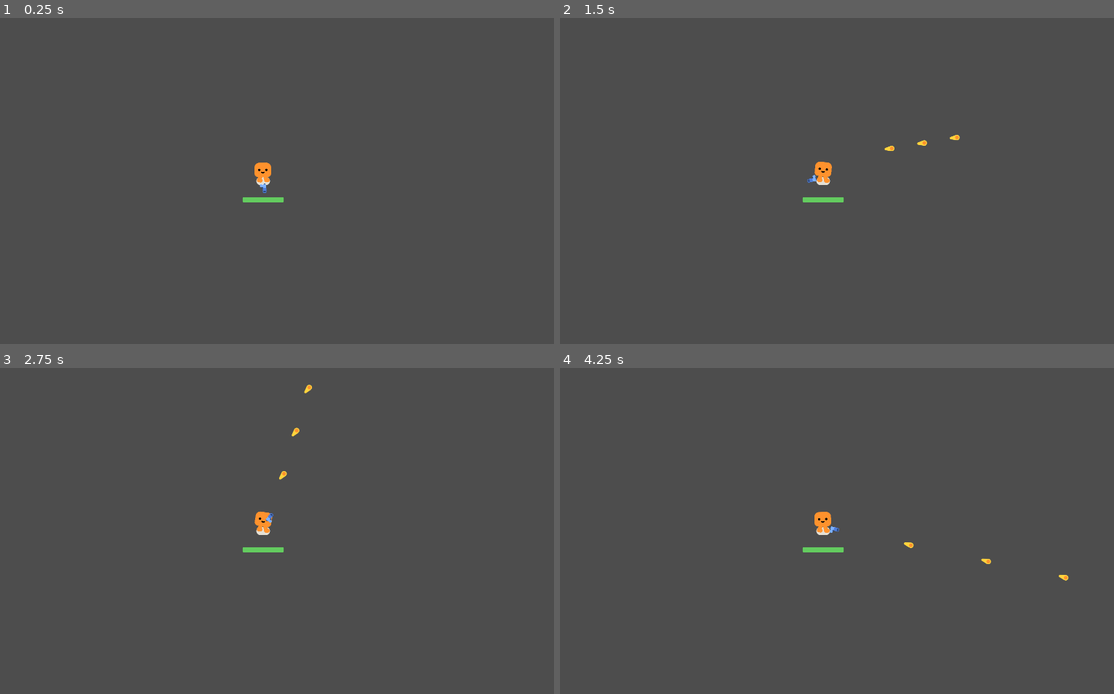
Above: before the commit, frames 1-4 (two rows, left to right).
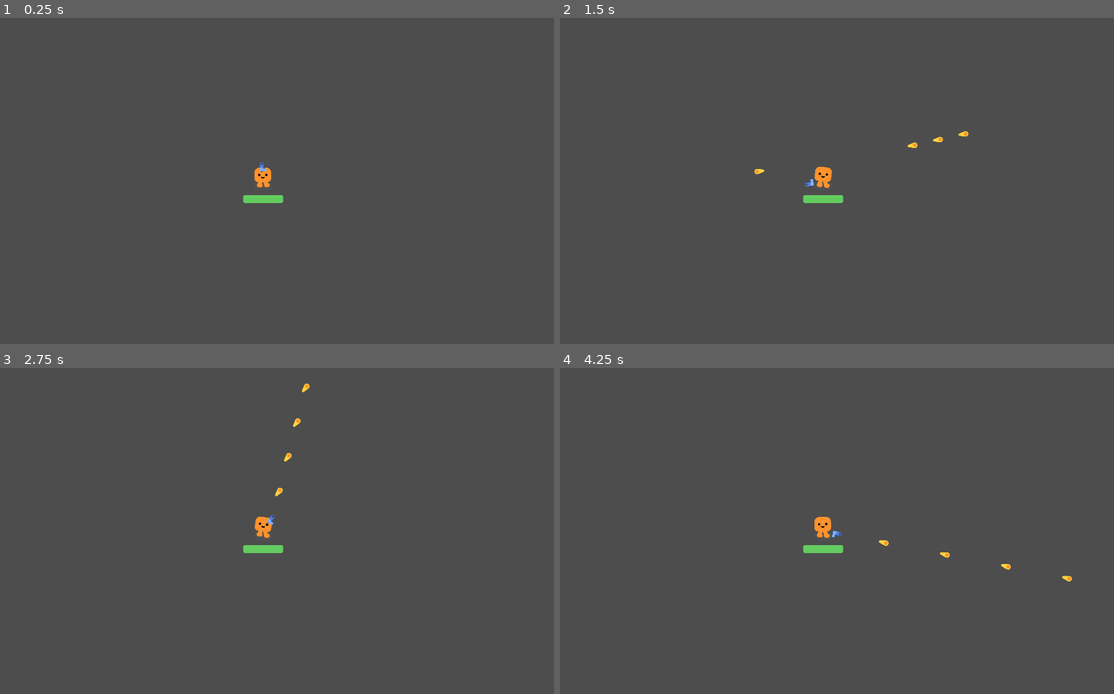
Above: after the commit, the same moments.

Repository: ferr-ffk/vampire-survivor
Game: Godot game, scene res://entities/happy_boo/Player.tscn
The game is run twice, just before and just after one commit, with the same random seed, the same clock (stepped at 60 frames per second) and the same inputs. The project has no main scene, so this scene is started directly.
Inputs (mouse positions are in pixels of both pictures, inside the frame that each line leads up to):
- Up to frame 1 (0.25 s): no input
- Up to frame 2 (1.5 s): move the mouse to (953, 164) at 0.52 s; press the mouse at (953, 164) at 0.53 s; hold D (move_right) 0.53-1.28 s; move the mouse to (709, 197) at 1.27 s; release the mouse at (709, 197) at 1.28 s; hold S (move_down) from 1.28 s (still down); click (709, 197) at 1.35 s
- Up to frame 3 (2.75 s): move the mouse to (321, 459) at 2.02 s; release S (move_down) at 2.03 s; press the mouse at (321, 459) at 2.03 s; hold D (move_right) from 2.03 s (still down)
- Up to frame 4 (4.25 s): move the mouse to (792, 596) at 2.77 s; release D (move_right) at 2.78 s; release the mouse at (792, 596) at 2.78 s; hold W (move_up) 2.78-3.53 s; click (792, 596) at 2.85 s; move the mouse to (997, 579) at 3.52 s; press the mouse at (997, 579) at 3.53 s; hold A (move_left) from 3.53 s (still down)

The runs differ from the first frame. In frame 1, 0.2% of the frame differs, in the area x 43-52%, y 44-57%; in frame 2, 0.4%, in the area x 35-74%, y 34-57%; in frame 3, 0.4%; in frame 4, 0.4%.

Commit message:
Adicionar sprite de moeda

Diff:
--- a/entities/happy_boo/Player.tscn
+++ b/entities/happy_boo/Player.tscn
@@ -6,9 +6,6 @@
 
 [sub_resource type="CircleShape2D" id="CircleShape2D_t1wof"]
 radius = 57.0088
-
-[sub_resource type="CircleShape2D" id="CircleShape2D_mdc8r"]
-radius = 59.0
 
 [sub_resource type="StyleBoxFlat" id="StyleBoxFlat_snlr4"]
 bg_color = Color(0.152941, 0.168627, 0.188235, 1)
@@ -25,42 +22,77 @@
 corner_radius_bottom_right = 6
 corner_radius_bottom_left = 6
 
+[sub_resource type="CircleShape2D" id="CircleShape2D_mdc8r"]
+radius = 59.0
+
 [node name="Player" type="CharacterBody2D"]
+position = Vector2(683.409, 367.654)
 safe_margin = 40.0
 script = ExtResource("1_eks7j")
 
 [node name="HappyBoo" parent="." instance=ExtResource("1_ndlbd")]
 unique_name_in_owner = true
+position = Vector2(18, 25)
 
 [node name="CollisionShape2D" type="CollisionShape2D" parent="."]
+position = Vector2(18, 4)
 shape = SubResource("CircleShape2D_t1wof")
 metadata/_edit_lock_ = true
 
 [node name="Camera2D" type="Camera2D" parent="."]
+position = Vector2(18, 0)
 zoom = Vector2(0.63, 0.63)
 limit_smoothed = true
 
+[node name="GUI" type="CanvasLayer" parent="Camera2D"]
+
+[node name="Control" type="Control" parent="Camera2D/GUI"]
+layout_mode = 3
+anchors_preset = 15
+anchor_right = 1.0
+anchor_bottom = 1.0
+offset_top = 57.0175
+offset_bottom = 57.0175
+grow_horizontal = 2
+grow_vertical = 2
+
+[node name="VBoxContainer" type="VBoxContainer" parent="Camera2D/GUI/Control"]
+layout_mode = 1
+anchors_preset = 8
+anchor_left = 0.5
+anchor_top = 0.5
+anchor_right = 0.5
+anchor_bottom = 0.5
+offset_left = -62.5
+offset_top = -26.0
+offset_right = 62.5
+offset_bottom = 26.0
+grow_horizontal = 2
+grow_vertical = 2
+alignment = 1
+
+[node name="HealthBar" type="ProgressBar" parent="Camera2D/GUI/Control/VBoxContainer"]
+unique_name_in_owner = true
+custom_minimum_size = Vector2(125, 25)
+layout_mode = 2
+size_flags_horizontal = 4
+size_flags_vertical = 4
+theme_override_styles/background = SubResource("StyleBoxFlat_snlr4")
+theme_override_styles/fill = SubResource("StyleBoxFlat_oei4a")
+value = 100.0
+show_percentage = false
+metadata/_edit_use_anchors_ = true
+
 [node name="Pistol" parent="." instance=ExtResource("3_cs06x")]
-position = Vector2(0, -20)
-scale = Vector2(0.648497, 0.648497)
-metadata/_edit_lock_ = true
+position = Vector2(18, 0)
+scale = Vector2(0.66778, 0.66778)
 
 [node name="HurtBox" type="Area2D" parent="."]
 unique_name_in_owner = true
 collision_mask = 2
 
 [node name="CollisionShape2D" type="CollisionShape2D" parent="HurtBox"]
+position = Vector2(18, 4)
+scale = Vector2(1.11632, 1.11632)
 shape = SubResource("CircleShape2D_mdc8r")
 debug_color = Color(0.996078, 0, 0.164706, 0.419608)
-
-[node name="HealthBar" type="ProgressBar" parent="."]
-unique_name_in_owner = true
-offset_left = -102.0
-offset_top = 80.0
-offset_right = 102.0
-offset_bottom = 107.0
-theme_override_styles/background = SubResource("StyleBoxFlat_snlr4")
-theme_override_styles/fill = SubResource("StyleBoxFlat_oei4a")
-value = 100.0
-show_percentage = false
-metadata/_edit_use_anchors_ = true
--- a/entities/happy_boo/player_animation/happy_boo.tscn
+++ b/entities/happy_boo/player_animation/happy_boo.tscn
@@ -591,10 +591,10 @@
 playback_default_blend_time = 0.2
 
 [node name="GroundShadow" type="Sprite2D" parent="."]
-modulate = Color(0.898039, 0.878431, 0.831373, 1)
+modulate = Color(0.345098, 0.345098, 0.345098, 0.360784)
 z_index = -1
 z_as_relative = false
-scale = Vector2(0.8, 0.8)
+scale = Vector2(1.09524, 0.961538)
 texture = ExtResource("2_62bos")
 metadata/_edit_lock_ = true
 
--- a/entities/weapons/pistol.gd
+++ b/entities/weapons/pistol.gd
@@ -4,7 +4,7 @@
 
 var posicao_mouse = null
 
-@onready var timer = %Timer
+@onready var timer = %FireRate
 
 func _process(delta):
 	if Input.is_action_pressed("shoot") and timer.is_stopped():
@@ -23,6 +23,3 @@
 
 	%ShootingPoint.add_child(bala)
 	timer.start()
-
-func _on_timer_timeout():
-	pass
--- a/entities/weapons/pistol.tscn
+++ b/entities/weapons/pistol.tscn
@@ -19,17 +19,14 @@
 [node name="WeaponPivot" type="Marker2D" parent="."]
 
 [node name="Gun" type="Sprite2D" parent="WeaponPivot"]
-position = Vector2(88, 0)
+position = Vector2(103, 0)
 texture = ExtResource("2_h46b7")
 
 [node name="ShootingPoint" type="Marker2D" parent="WeaponPivot/Gun"]
 unique_name_in_owner = true
 position = Vector2(35, -11)
 
-[node name="Timer" type="Timer" parent="."]
+[node name="FireRate" type="Timer" parent="."]
 unique_name_in_owner = true
-wait_time = 0.2
+wait_time = 0.15
 one_shot = true
-autostart = true
-
-[connection signal="timeout" from="Timer" to="." method="_on_timer_timeout"]
--- a/project.godot
+++ b/project.godot
@@ -90,7 +90,6 @@
 window/stretch/mode="viewport"
 window/stretch/aspect="keep_height"
 window/stretch/scale=0.75
-mouse_cursor/custom_image="res://icon.png"
 
 [dotnet]
 
Binary file added: ui/coin/Gold_21.png
Not shown, added: ui/coin/Gold_21.png.import
Binary file added: ui/coin/Gold_22.png
Not shown, added: ui/coin/Gold_22.png.import
Binary file added: ui/coin/Gold_23.png
Not shown, added: ui/coin/Gold_23.png.import
Binary file added: ui/coin/Gold_24.png
Not shown, added: ui/coin/Gold_24.png.import
Binary file added: ui/coin/Gold_25.png
Not shown, added: ui/coin/Gold_25.png.import
Binary file added: ui/coin/Gold_26.png
Not shown, added: ui/coin/Gold_26.png.import
(and 8 more such lines)
